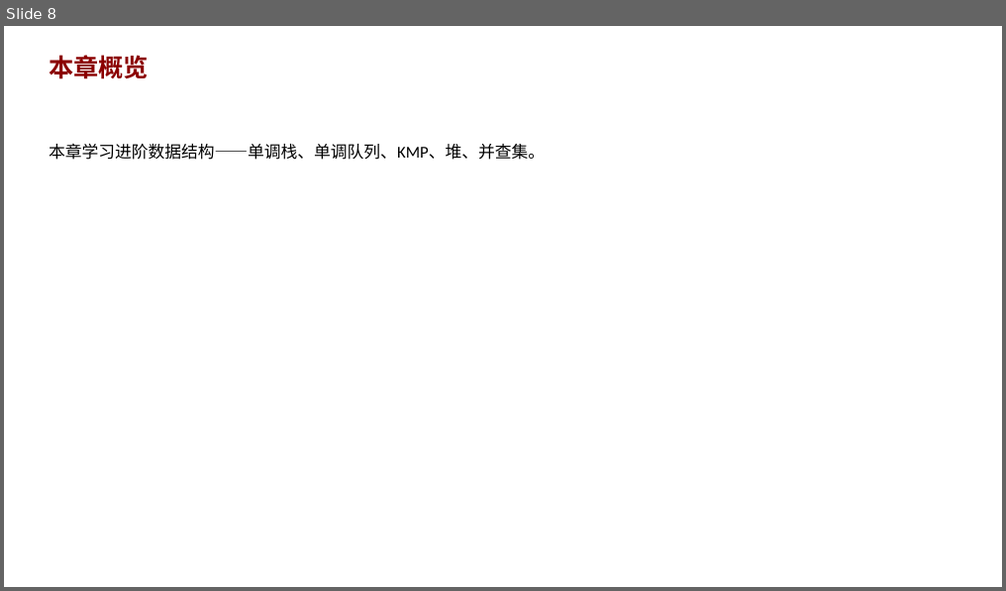
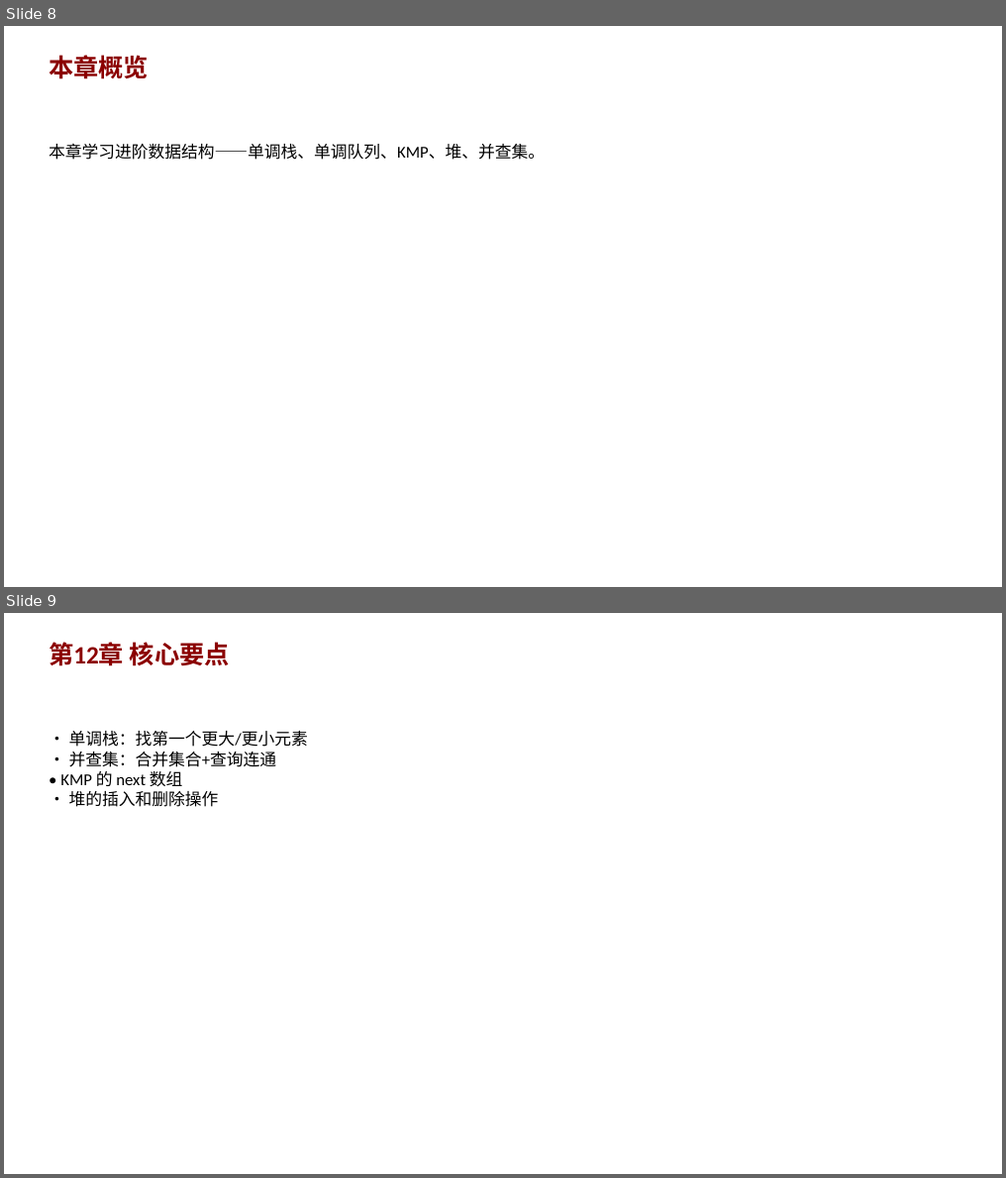
Before and after one commit to AndyLishengrui/trae-coding-course, a slide deck: textbook/ppt/chapter12_ppt.pptx. Shown one above the other, each under a label of ours: slide 8 before the commit, slides 8 and 9 after it. The pictures are 1006x591 and 1006x1178 pixels, drawn with LibreOffice and Linux fonts; fonts in the diff are those of the drawing. Boxes give left, top, right and bottom in pixels: in the first picture for what was removed or moved away, otherwise in the second. Text is boxed around its words. In the diff, an @@ line names an element or a change of style, - is before the commit and + after.

Commit message:
v6.9: PPT章节专属小结 + 验证修复
PPT改进：
- 15个PPT从8页扩充到9页
- 最后一页添加章节专属核心要点（4条）
- PPT第2轮验证通过

教材迭代进度：
- 叙事改进：Ch1-3 ✅, Ch4-6 ✅, Ch12-15 进行中
- 解题思路丰富：11个关键问题 ✅
- 复杂度分析：168题 ✅
- 难度标记：168题 ✅
- PPT验证：2/3轮 ✅

```diff
--- a/textbook/ppt/chapter12_ppt.pptx
+++ b/textbook/ppt/chapter12_ppt.pptx
@@ slide 9 added at [4, 613, 1002, 1174], background #FFFFFF @@
@@ text added at [49, 642, 230, 666], 24 pt, text #8B0000, bold @@
+第12章 核心要点
@@ text added at [60, 731, 308, 807], 16 pt, text #000000 @@
+• 单调栈：找第一个更大/更小元素
+• 并查集：合并集合+查询连通
+• KMP 的 next 数组
+• 堆的插入和删除操作
```
Also in this commit, not shown: 1 slide changed, 20 other files.
